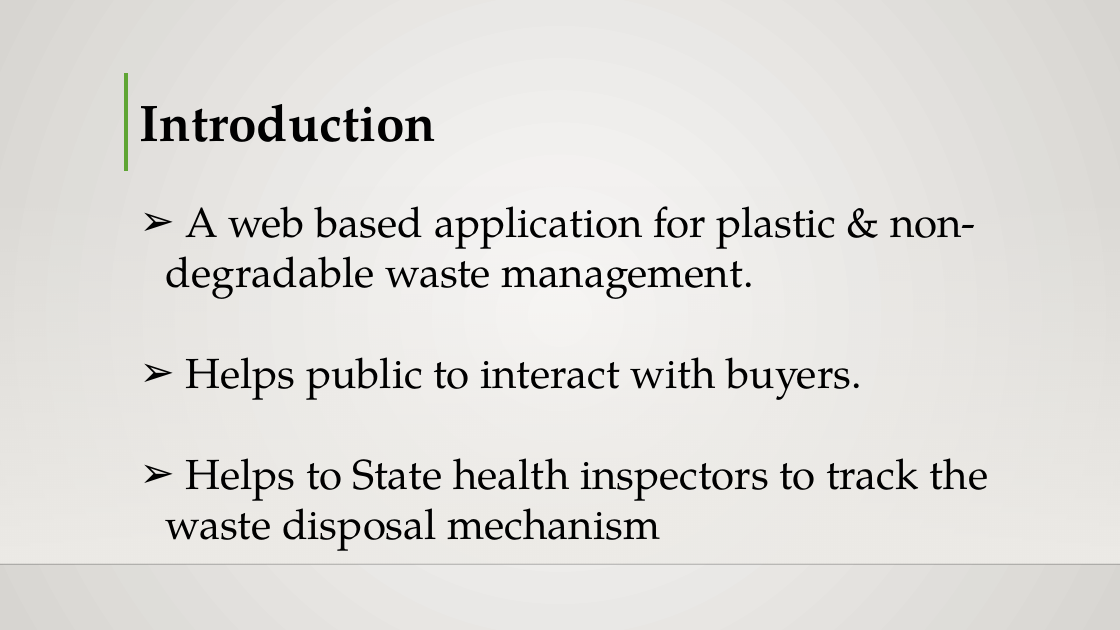
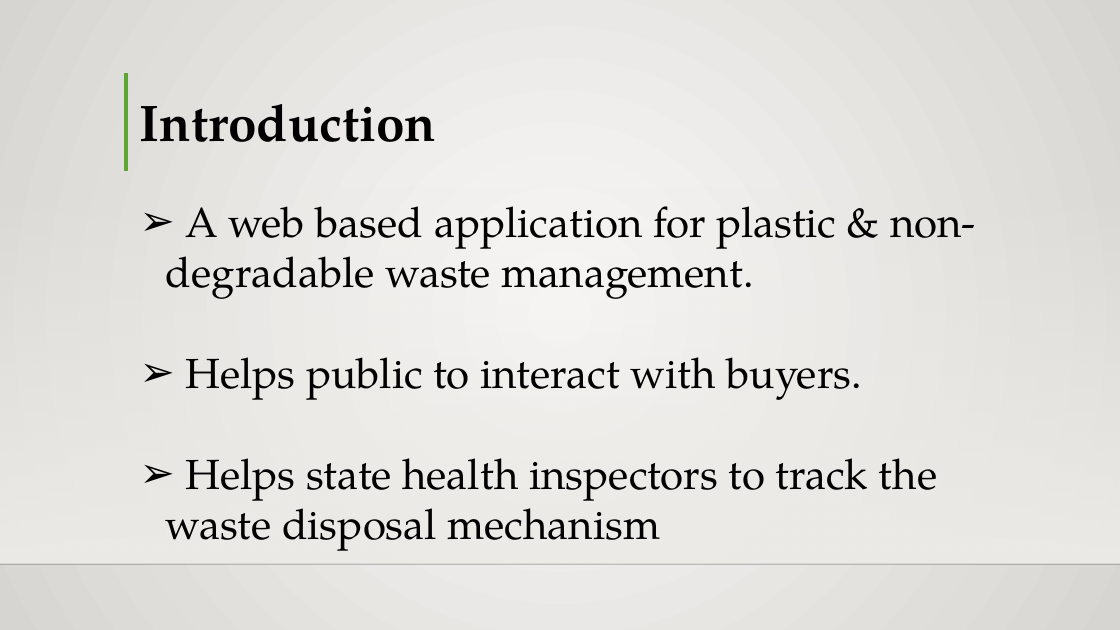
Before and after one commit to hisni/CO227-Project, a slide deck: slide 3 of Presantation/Presentation - Final.pptx. Drawn at 1120x630 pixels with LibreOffice and Linux fonts; fonts in the diff are those of the drawing; background and template pictures are left out. Boxes give left, top, right and bottom in pixels: in the first picture for what was removed or moved away, otherwise in the second. Text is boxed around its words. In the diff, an @@ line names an element or a change of style, - is before the commit and + after.

Commit message:
Presentation Edits

```diff
--- a/Presantation/Presentation - Final.pptx
+++ b/Presantation/Presentation - Final.pptx
@@ text at (166,458,938,551): text changed @@
-➢ Helps to State health inspectors to track the waste disposal mechanism
+➢ Helps state health inspectors to track the waste disposal mechanism
```
